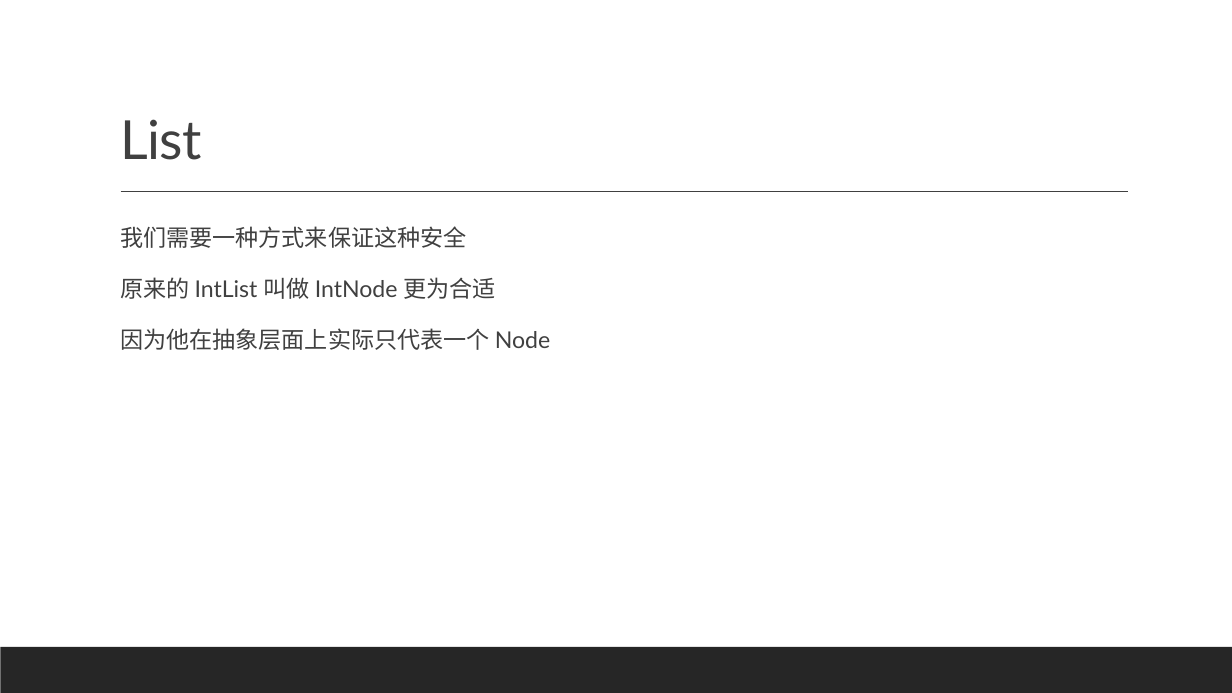
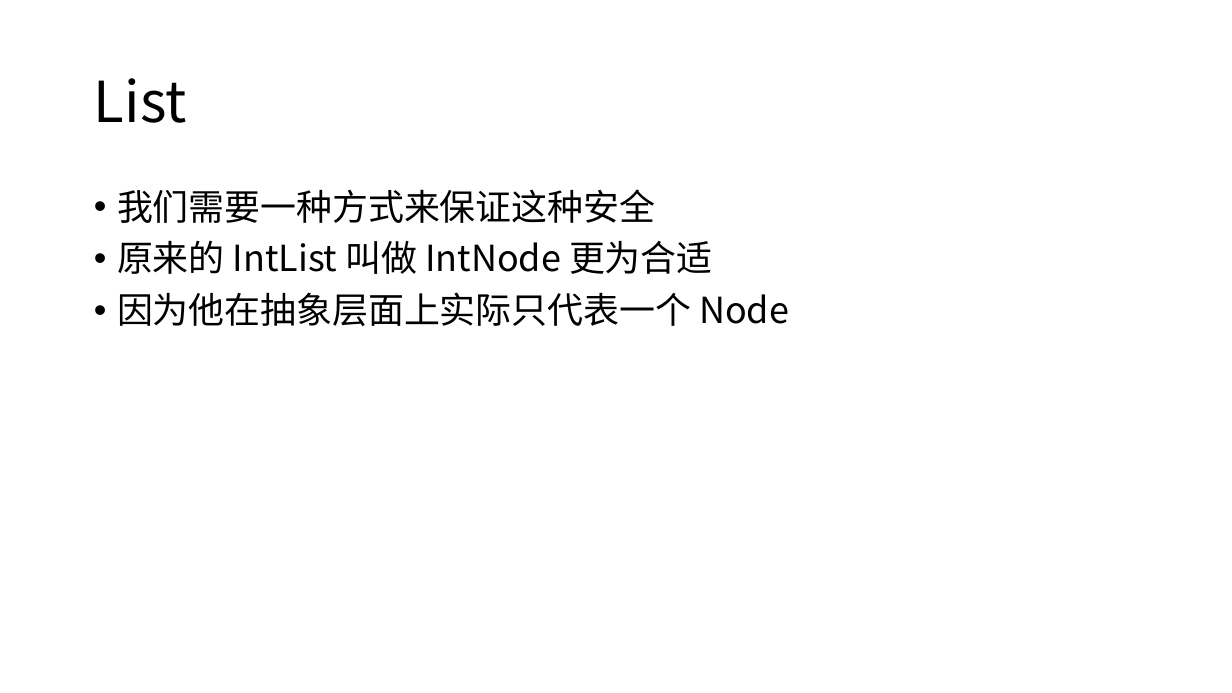
Before and after one commit to basicDSinHDUCS/materials, a slide deck: slide 7 of lecture1/slide.pptx. Drawn at 1232x693 pixels with LibreOffice and Linux fonts; fonts in the diff are those of the drawing; background and template pictures are left out. Boxes give left, top, right and bottom in pixels: in the first picture for what was removed or moved away, otherwise in the second. Text is boxed around its words. In the diff, an @@ line names an element or a change of style, - is before the commit and + after.

```diff
--- a/lecture1/slide.pptx
+++ b/lecture1/slide.pptx
@@ title "List": place and size @@
-title "List" at (120, 119, 201, 160)
+title "List" at (94, 78, 187, 123)
@@ title "List" at (94, 78, 187, 123): size 42 to 44 pt, font Lato to Noto Sans CJK SC, text colour #404040 to #000000, letter spacing -0.5 to 0 pt; vertical alignment bottom to middle @@
@@ text "我们需要一种方式来保证这种安全": place and size @@
-text "我们需要一种方式来保证这种安全" at (120, 226, 550, 350)
+text "我们需要一种方式来保证这种安全" at (117, 189, 789, 326)
@@ text "我们需要一种方式来保证这种安全" at (117, 189, 789, 326): size 18 to 28 pt, font Lato to Noto Sans CJK SC, text colour #404040 to #000000; bullet   to •; line spacing 1.2 to 0.9; less space between paragraphs @@
@@ line removed from (121, 192) to (1128, 192) @@
@@ rectangle removed at (0, 647, 1232, 693) @@
```
Also in this commit, not shown: 7 other slides changed, 2 other files.
